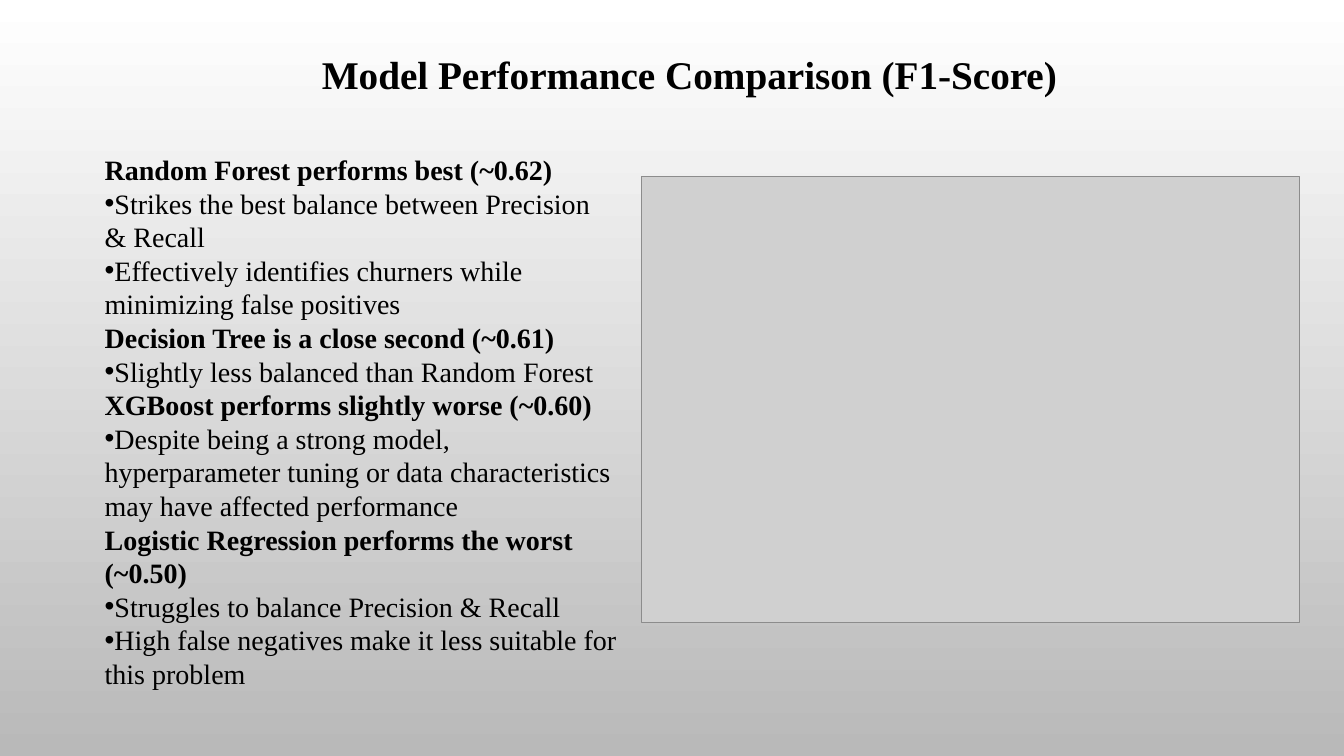
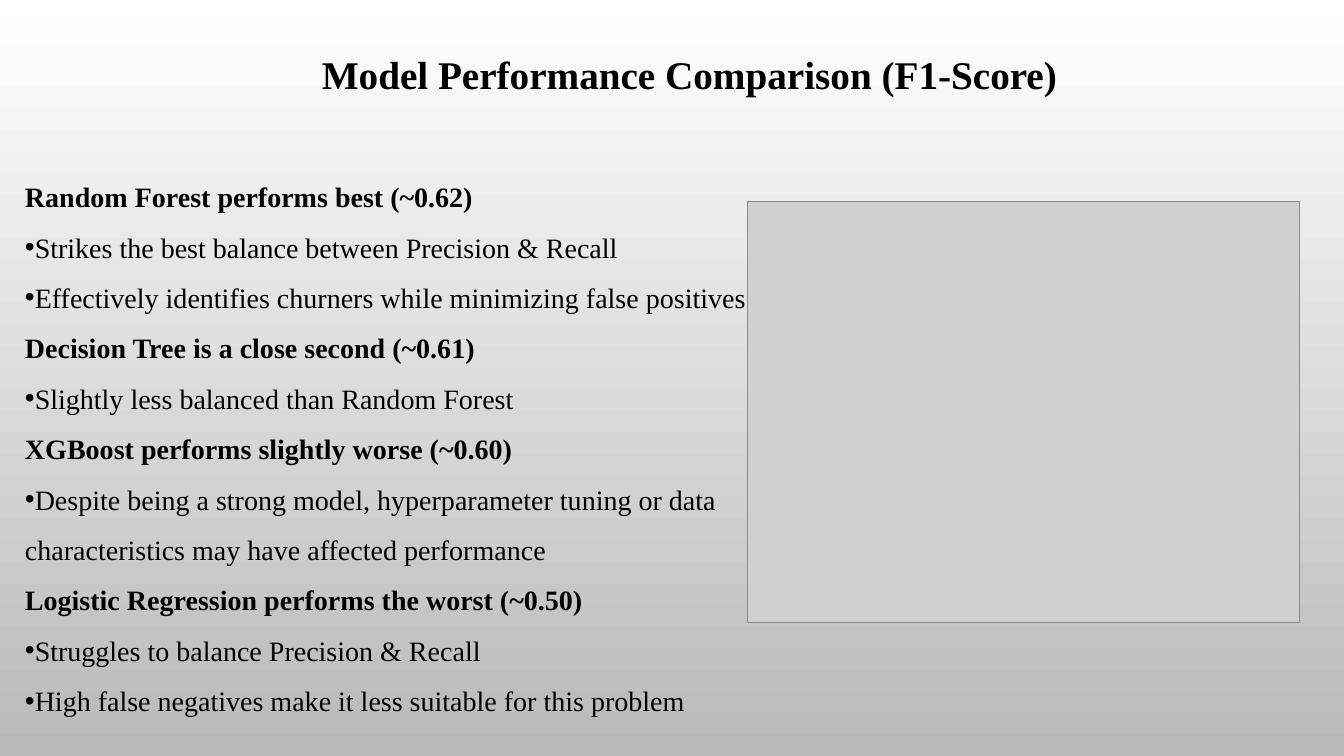
Before and after one commit to Maiya-Abdullahi/SyriaTel-Customer-Churn-Prediction, a slide deck: slide 5 of PowerPoint.pptx. Drawn at 1344x756 pixels with LibreOffice and Linux fonts; fonts in the diff are those of the drawing; grey boxes stand for pictures; background and template pictures are left out. Boxes give left, top, right and bottom in pixels: in the first picture for what was removed or moved away, otherwise in the second. Text is boxed around its words. In the diff, an @@ line names an element or a change of style, - is before the commit and + after.

```diff
--- a/PowerPoint.pptx
+++ b/PowerPoint.pptx
@@ text "Random Forest performs best (~0.62)" moved from (x1=105, y1=160, x2=617, y2=690) to (x1=25, y1=187, x2=746, y2=717) @@
@@ text "Random Forest performs best (~0.62)" at (x1=25, y1=187, x2=746, y2=717): line spacing 1 to 1.5 @@
@@ picture resized from (x1=641, y1=176, x2=1300, y2=623) to (x1=748, y1=202, x2=1300, y2=623) @@
```
Also in this commit, not shown: 12 other slides changed.
